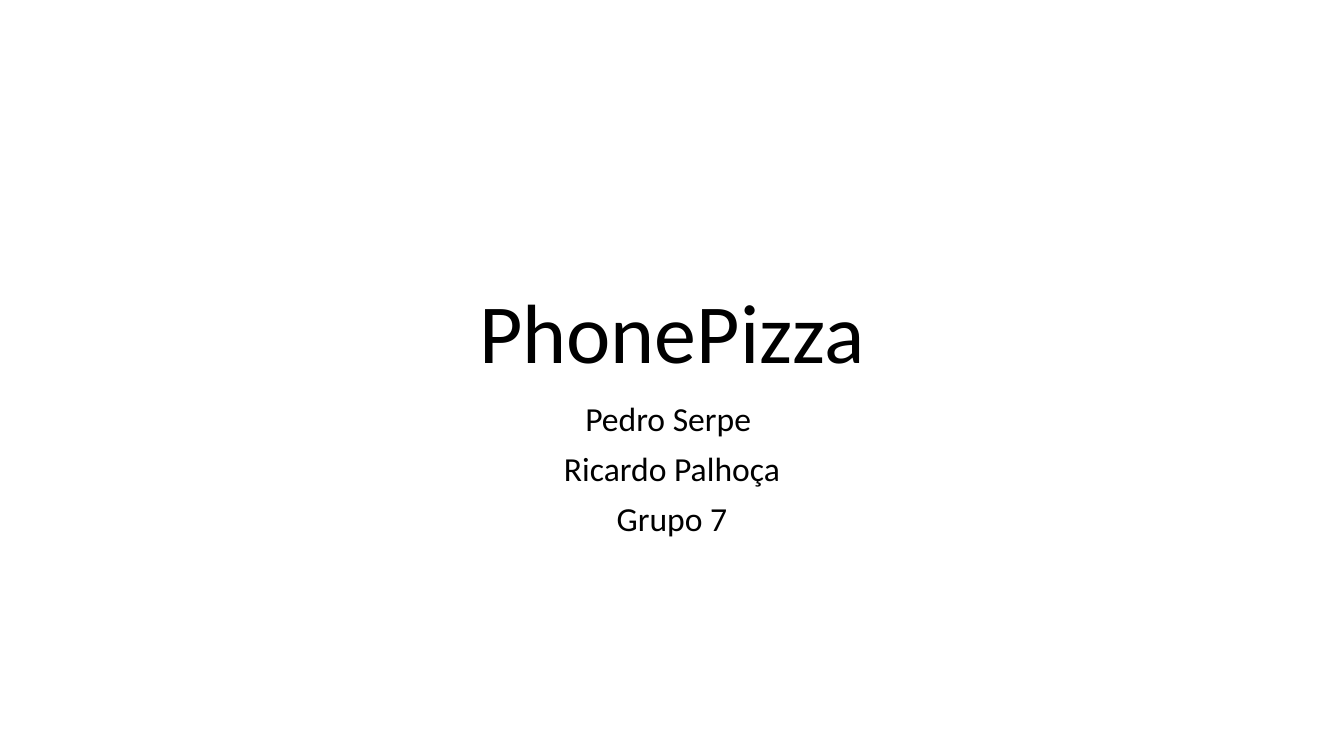
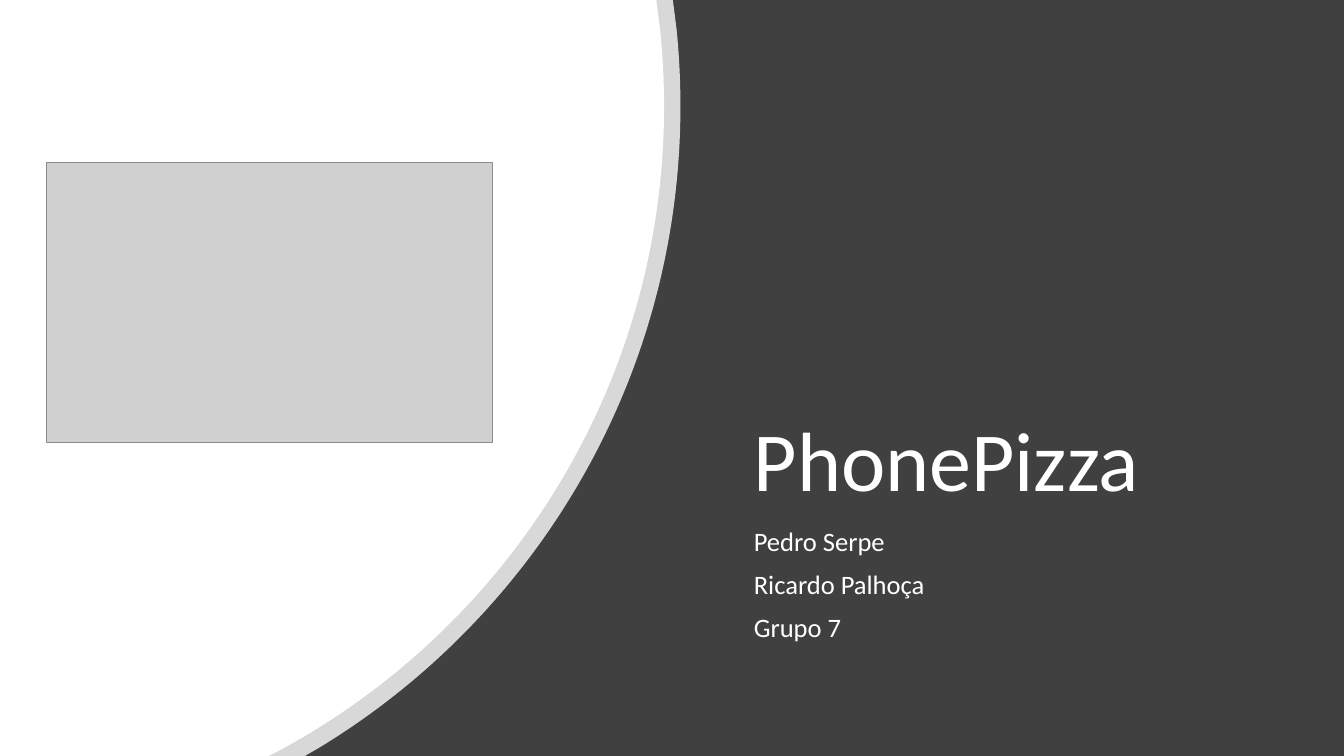
Before and after one commit to Paloca-RP/2_year, a slide deck: slide 1 of Projeto_Sistemas_Informacao/Trabalho_10-11.pptx. Drawn at 1344x756 pixels with LibreOffice and Linux fonts; fonts in the diff are those of the drawing; grey boxes stand for pictures. Boxes give left, top, right and bottom in pixels: in the first picture for what was removed or moved away, otherwise in the second. Text is boxed around its words. In the diff, an @@ line names an element or a change of style, - is before the commit and + after.

```diff
--- a/Projeto_Sistemas_Informacao/Trabalho_10-11.pptx
+++ b/Projeto_Sistemas_Informacao/Trabalho_10-11.pptx
@@ rectangle added at box(0, 0, 1344, 756), fill #404040 @@
@@ freeform shape added at box(0, 0, 681, 756), fill #FFFFFF at 80% opacity @@
@@ freeform shape added at box(0, 0, 664, 756), fill #FFFFFF @@
@@ picture added at box(46, 162, 493, 443) @@
@@ title "PhonePizza": place and size @@
-title "PhonePizza" at box(479, 304, 864, 364)
+title "PhonePizza" at box(754, 432, 1139, 492)
@@ title "PhonePizza" at box(754, 432, 1139, 492): text colour #000000 to #FFFFFF; alignment centre to left @@
@@ subtitle "Pedro Serpe": place and size @@
-subtitle "Pedro Serpe" at box(564, 407, 780, 537)
+subtitle "Pedro Serpe" at box(754, 532, 925, 642)
@@ subtitle "Pedro Serpe" at box(754, 532, 925, 642): size 24 to 19 pt, text colour #000000 to #FFFFFF; alignment centre to left @@
```
Also in this commit, not shown: 1 other slide changed, 2 slides added, 1 slide removed, 16 other files.
